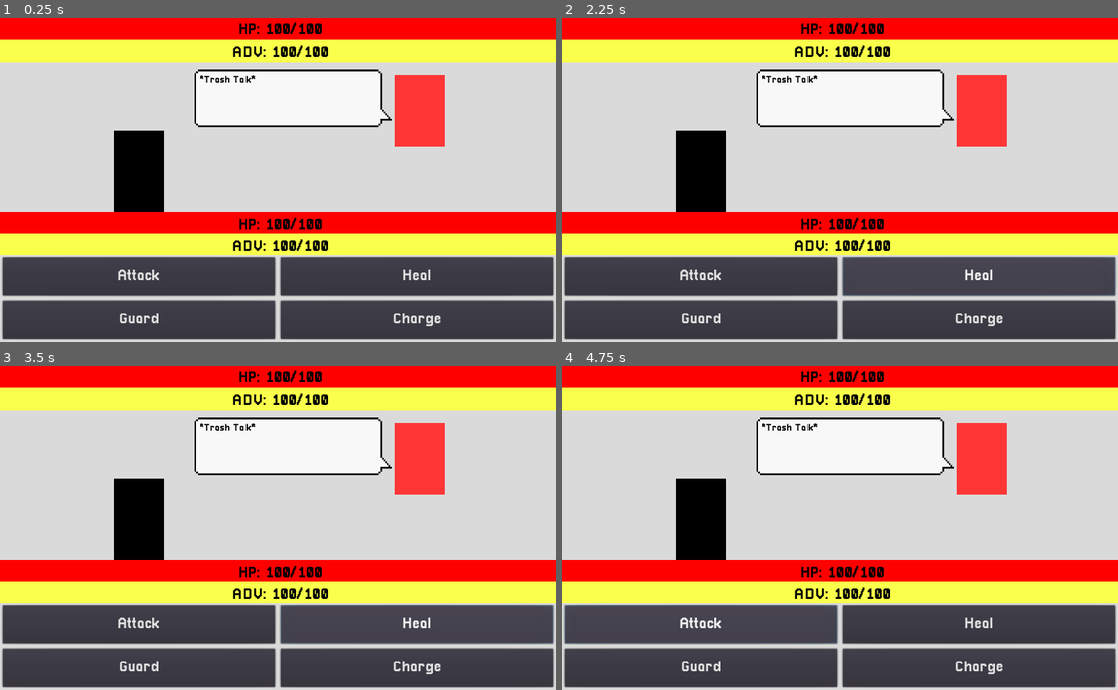
Above: before the commit, frames 1-4 (two rows, left to right).
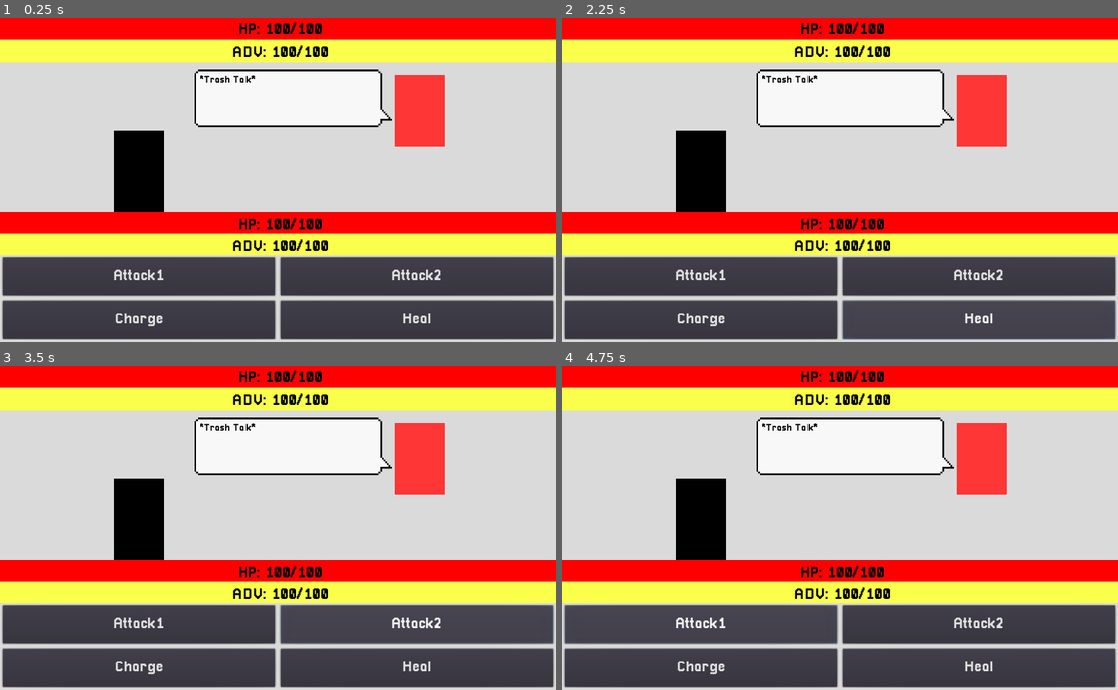
Above: after the commit, the same moments.

Repository: ArtlessAvian/kind-opponent
Game: Godot game, scene res://GameUI.tscn
The game is run twice, just before and just after one commit, with the same random seed, the same clock (stepped at 60 frames per second) and the same inputs.
Inputs:
- Up to frame 1 (0.25 s): no input
- Up to frame 2 (2.25 s): click "Attack" (after the commit: "Attack1") at 0.5 s; click "Guard" (after the commit: "Charge") at 1.25 s; click "Heal" at 2 s
- Up to frame 3 (3.5 s): click "Heal" (after the commit: "Attack2") at 2.75 s
- Up to frame 4 (4.75 s): click "Charge" at 3.5 s; click "Attack" (after the commit: "Attack1") at 4.25 s

The runs differ from the first frame. In frame 1, 0.7% of the frame differs, in the area x 20-80%, y 77-96%; in frame 2, 1.0%, in the area x 20-100%, y 74-99%; in frame 3, 0.7%; in frame 4, 0.7%.

Commit message:
Updated button text

Diff:
--- a/GameUI.tscn
+++ b/GameUI.tscn
@@ -132,7 +132,7 @@
 margin_right = -5.0
 margin_bottom = -5.0
 custom_fonts/font = ExtResource( 5 )
-text = "Attack"
+text = "Attack1"
 clip_text = true
 
 [node name="Action2Region" type="Control" parent="UICanvas/PlayerUI/PlayerActions"]
@@ -148,7 +148,7 @@
 margin_right = -5.0
 margin_bottom = -5.0
 custom_fonts/font = ExtResource( 5 )
-text = "Guard"
+text = "Charge"
 clip_text = true
 
 [node name="Action3Region" type="Control" parent="UICanvas/PlayerUI/PlayerActions"]
@@ -164,7 +164,7 @@
 margin_right = -5.0
 margin_bottom = -5.0
 custom_fonts/font = ExtResource( 5 )
-text = "Heal"
+text = "Attack2"
 clip_text = true
 
 [node name="Action4Region" type="Control" parent="UICanvas/PlayerUI/PlayerActions"]
@@ -181,5 +181,5 @@
 margin_right = -5.0
 margin_bottom = -5.0
 custom_fonts/font = ExtResource( 5 )
-text = "Charge"
+text = "Heal"
 clip_text = true
